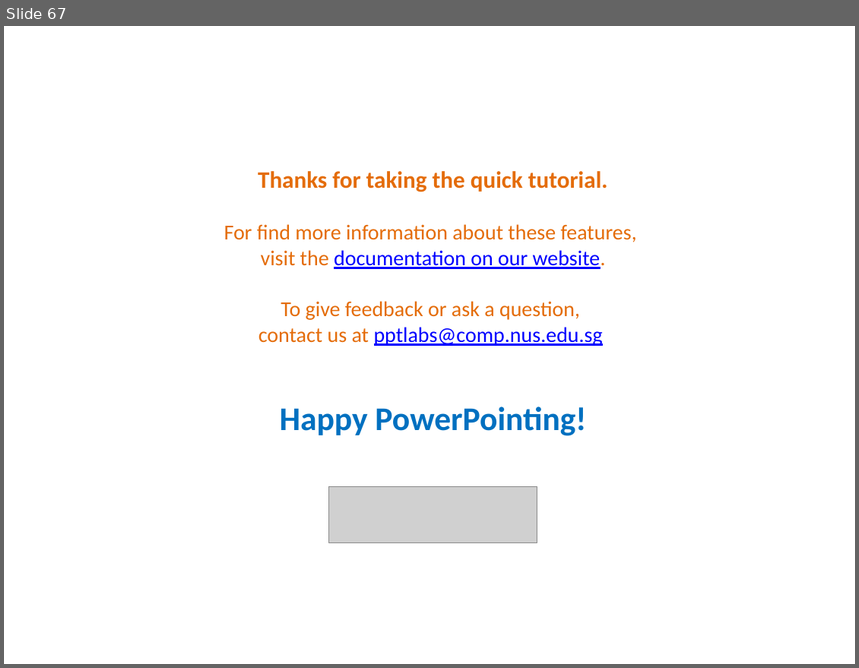
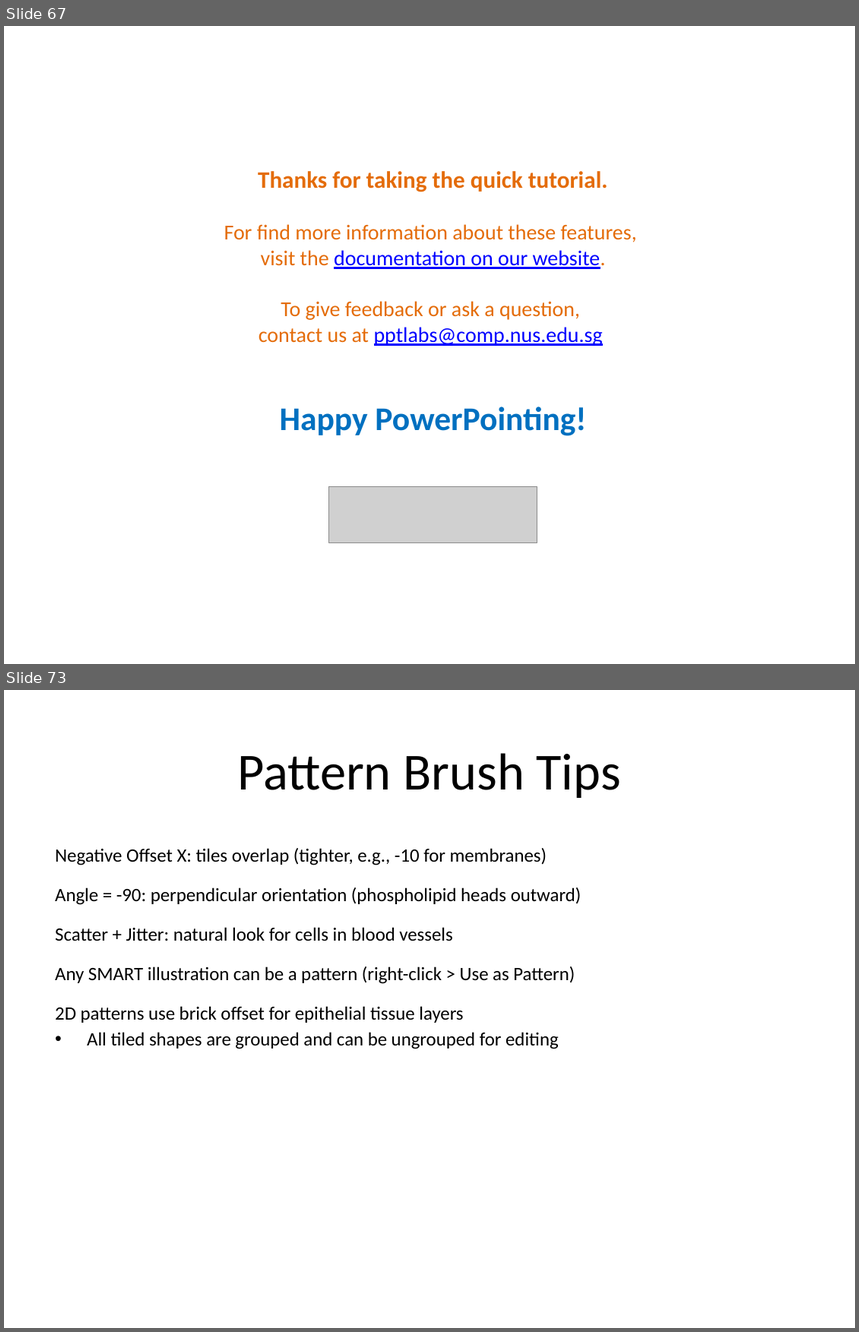
Before and after one commit to TriasJ/BiomedPPTX, a slide deck: doc/Tutorial.pptx. Shown one above the other, each under a label of ours: slide 67 before the commit, slides 67 and 73 after it; the slides between them are not shown. The pictures are 859x668 and 859x1332 pixels, drawn with LibreOffice and Linux fonts; fonts in the diff are those of the drawing; grey boxes stand for pictures. Boxes give left, top, right and bottom in pixels: in the first picture for what was removed or moved away, otherwise in the second. Text is boxed around its words. In the diff, an @@ line names an element or a change of style, - is before the commit and + after.

```diff
--- a/doc/Tutorial.pptx
+++ b/doc/Tutorial.pptx
@@ slide 73 added at (4,690,855,1328), background #FFFFFF @@
@@ title added at (237,753,620,798), 44 pt, text #000000 @@
+Pattern Brush Tips
@@ text added at (55,848,582,1049), 16 pt, text #000000 @@
+• Negative Offset X: tiles overlap (tighter, e.g., -10 for membranes)
+  Angle = -90: perpendicular orientation (phospholipid heads outward)
+  Scatter + Jitter: natural look for cells in blood vessels
+  Any SMART illustration can be a pattern (right-click > Use as Pattern)
+  2D patterns use brick offset for epithelial tissue layers
+  All tiled shapes are grouped and can be ungrouped for editing
```
Also in this commit, not shown: 7 other slides added, 1 other file.
